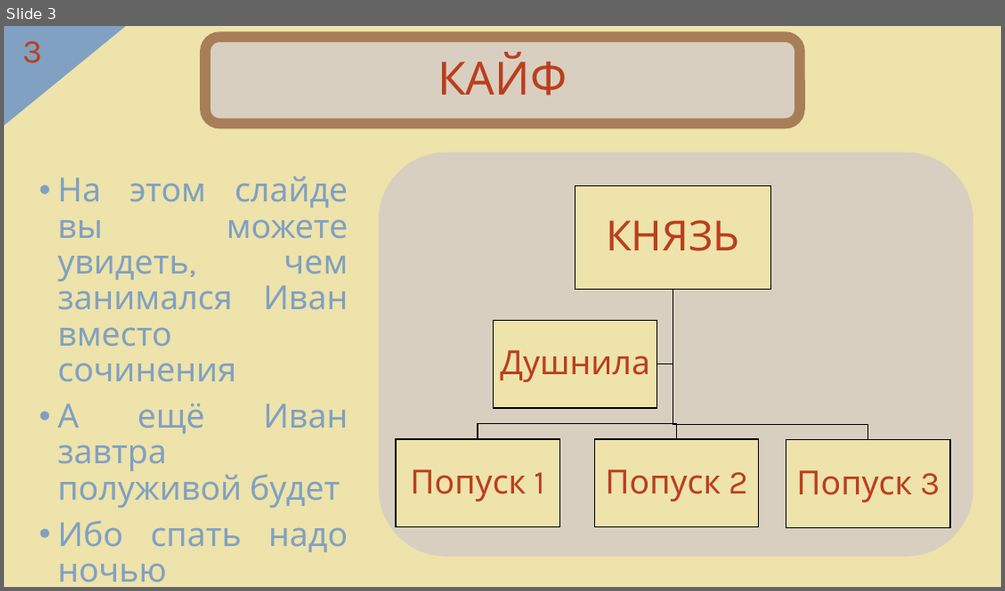
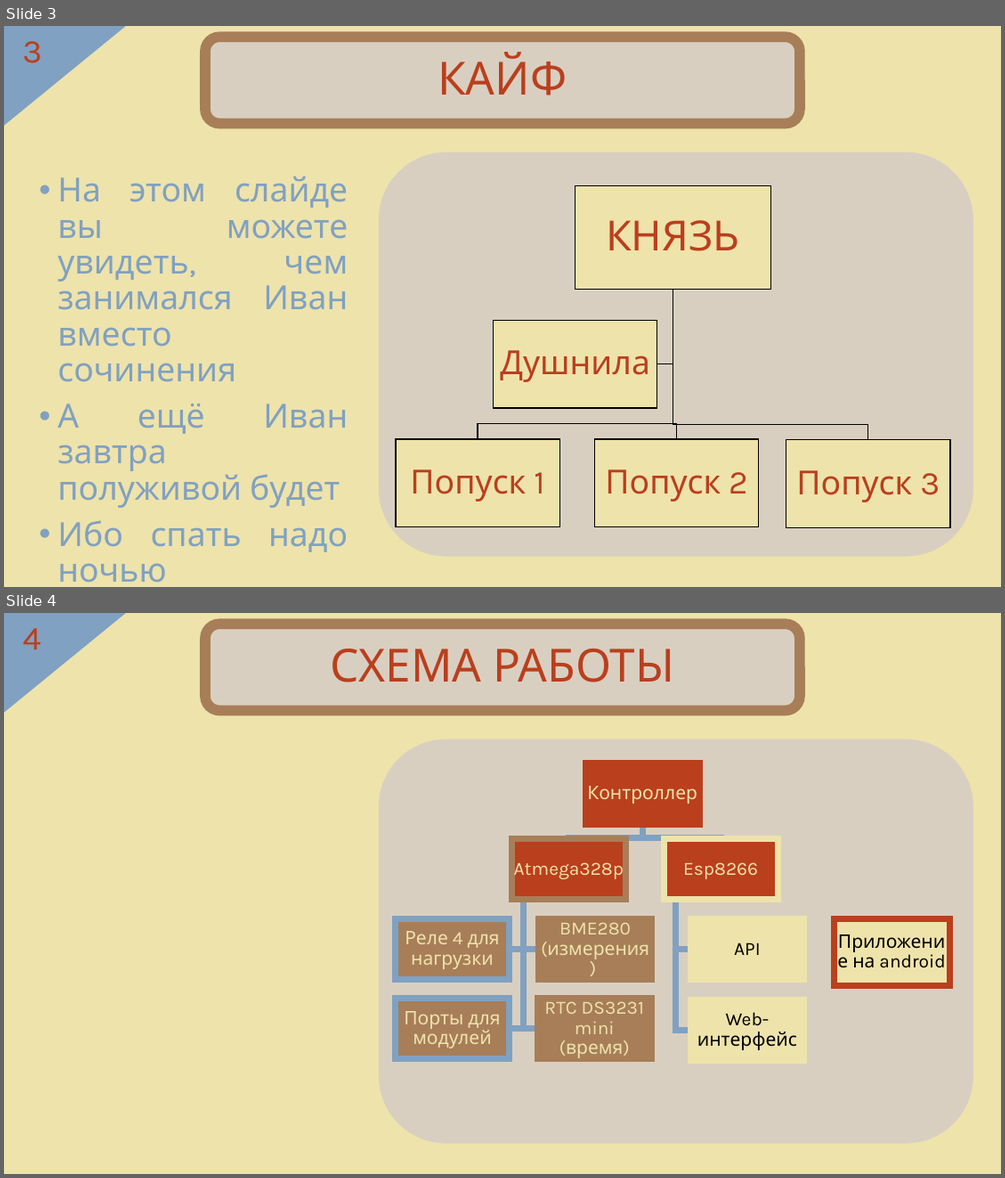
Before and after one commit to OneTwoZzzPlus/chicken, a slide deck: Documents/SChickenPresent-SakulinIM.pptx. Shown one above the other, each under a label of ours: slide 3 before the commit, slides 3 and 4 after it. The pictures are 1005x591 and 1005x1178 pixels, drawn with LibreOffice and Linux fonts; fonts in the diff are those of the drawing. Boxes give left, top, right and bottom in pixels: in the first picture for what was removed or moved away, otherwise in the second. Text is boxed around its words. In the diff, an @@ line names an element or a change of style, - is before the commit and + after.

```diff
--- a/Documents/SChickenPresent-SakulinIM.pptx
+++ b/Documents/SChickenPresent-SakulinIM.pptx
@@ slide 4 added at (x1=4, y1=613, x2=1001, y2=1174), background #EEE3AB; not listed: 4 template elements that a slide beside it also shows @@
@@ title added at (x1=330, y1=649, x2=674, y2=682), 44 pt, text #BA3F1D @@
+СХЕМА РАБОТЫ
@@ group added at (x1=395, y1=763, x2=949, y2=1060): 10 rectangles, 10 texts, 8 freeform shapes @@
+Контроллер
+Atmega328p
+BME280 (измерения)
+RTC DS3231 mini (время)
+Реле 4 для нагрузки
+Порты для модулей
+Esp8266
+API
+Web-интерфейс
+Приложение на android
```
Also in this commit, not shown: 4 other files.
